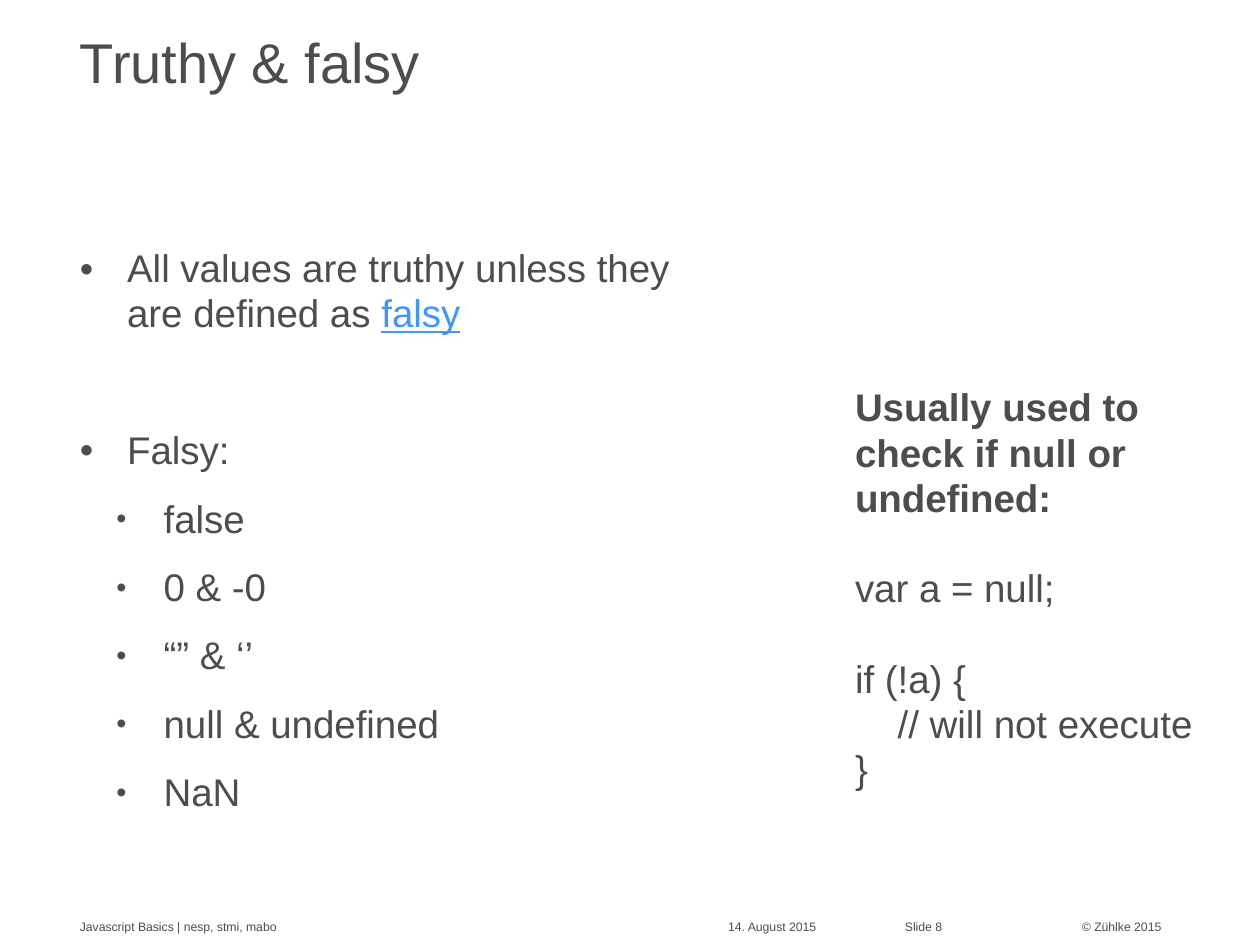
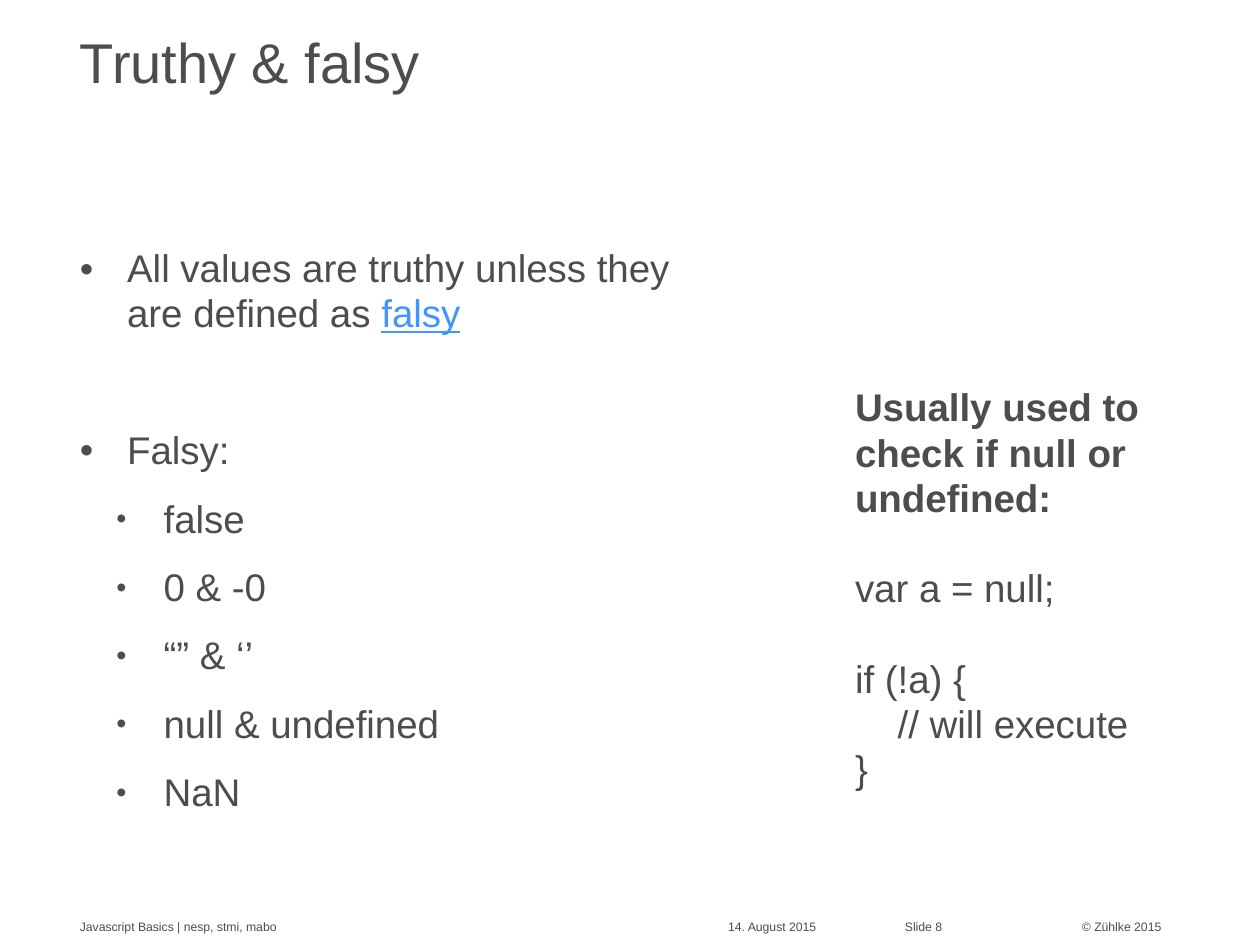
Before and after one commit to Zuehlke/security-onboarding, a slide deck: slide 8 of javascript_basics/JavaScript Basics - basics/JavaScript Basics - basics.pptx. Drawn at 1260x945 pixels with LibreOffice and Linux fonts; fonts in the diff are those of the drawing. Boxes give left, top, right and bottom in pixels: in the first picture for what was removed or moved away, otherwise in the second. Text is boxed around its words. In the diff, an @@ line names an element or a change of style, - is before the commit and + after.

Commit message:
updated javascript basics ppt - fix on slide 8

```diff
--- a/javascript_basics/JavaScript Basics - basics/JavaScript Basics - basics.pptx
+++ b/javascript_basics/JavaScript Basics - basics/JavaScript Basics - basics.pptx
@@ text at box(930, 710, 1129, 739): text changed @@
-  // will not execute
+  // will execute
```
